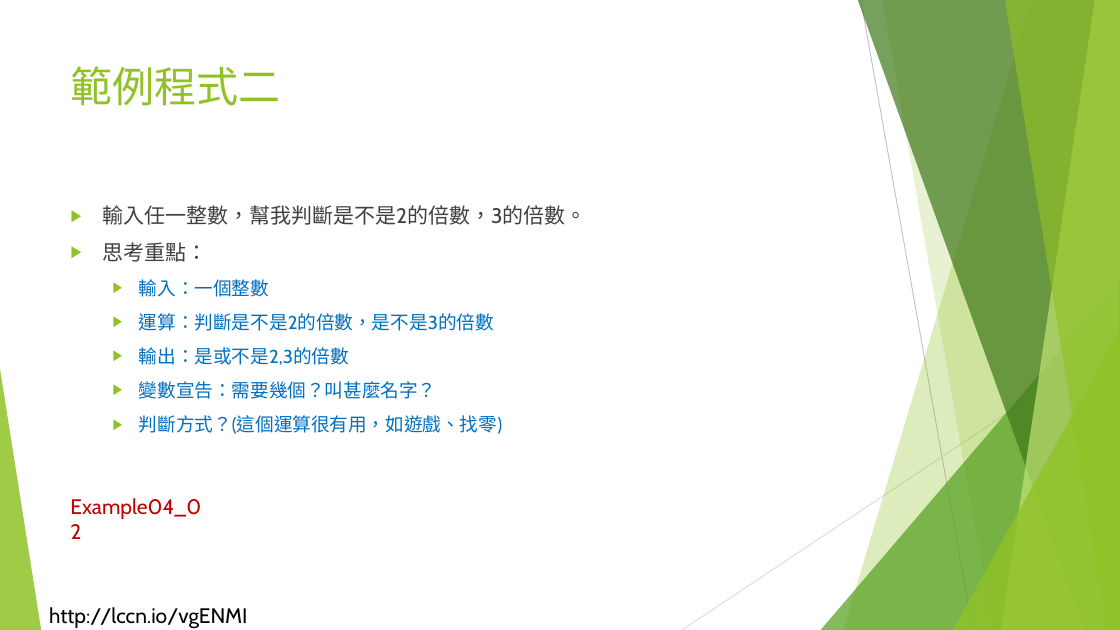
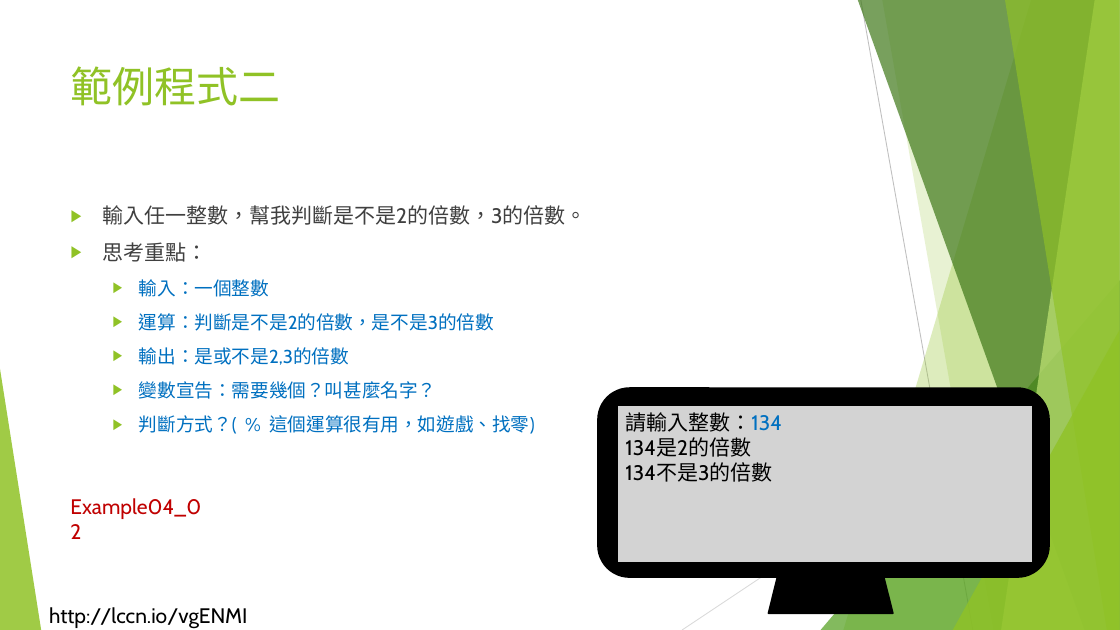
Before and after one commit to liulawsi/My_PPTs, a slide deck: slide 7 of LCC/Java/04_流程控制(分支).pptx (slide 6 before the commit). Drawn at 1120x630 pixels with LibreOffice and Linux fonts; fonts in the diff are those of the drawing; background and template pictures are left out. Boxes give left, top, right and bottom in pixels: in the first picture for what was removed or moved away, otherwise in the second. Text is boxed around its words. In the diff, an @@ line names an element or a change of style, - is before the commit and + after.

```diff
--- a/LCC/Java/04_流程控制(分支).pptx
+++ b/LCC/Java/04_流程控制(分支).pptx
@@ rounded rectangle added at [598,388,1049,577], fill #000000, outline #000000 1.5 pt @@
@@ text at [139,415,535,434]: text changed @@
-  ▶ 判斷方式？(這個運算很有用，如遊戲、找零)
+  ▶ 判斷方式？( % 這個運算很有用，如遊戲、找零)
@@ rectangle added at [618,405,1033,563], fill #D3D3D3, outline #000000 1.5 pt, 18 pt, text #000000 @@
+請輸入整數：134
+134是2的倍數
+134不是3的倍數
@@ trapezoid added at [769,577,893,613], fill #000000, outline #000000 1.5 pt @@
```
Also in this commit, not shown: 5 other slides changed, 1 slide added, 4 other files.
